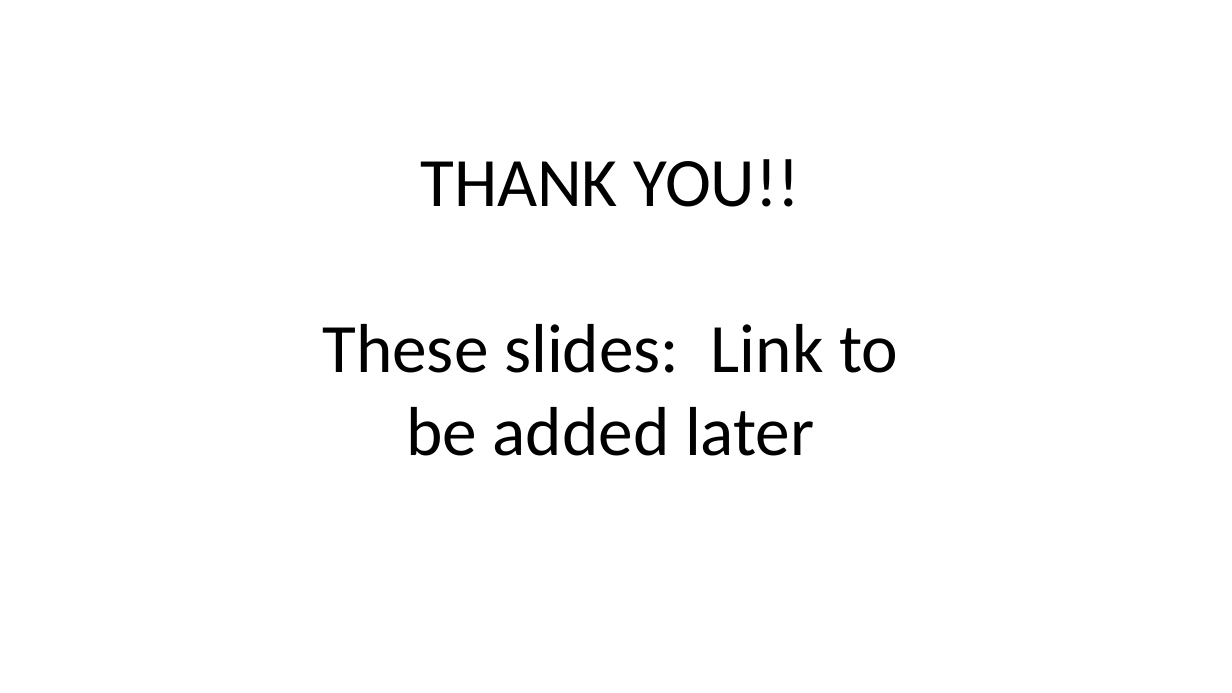
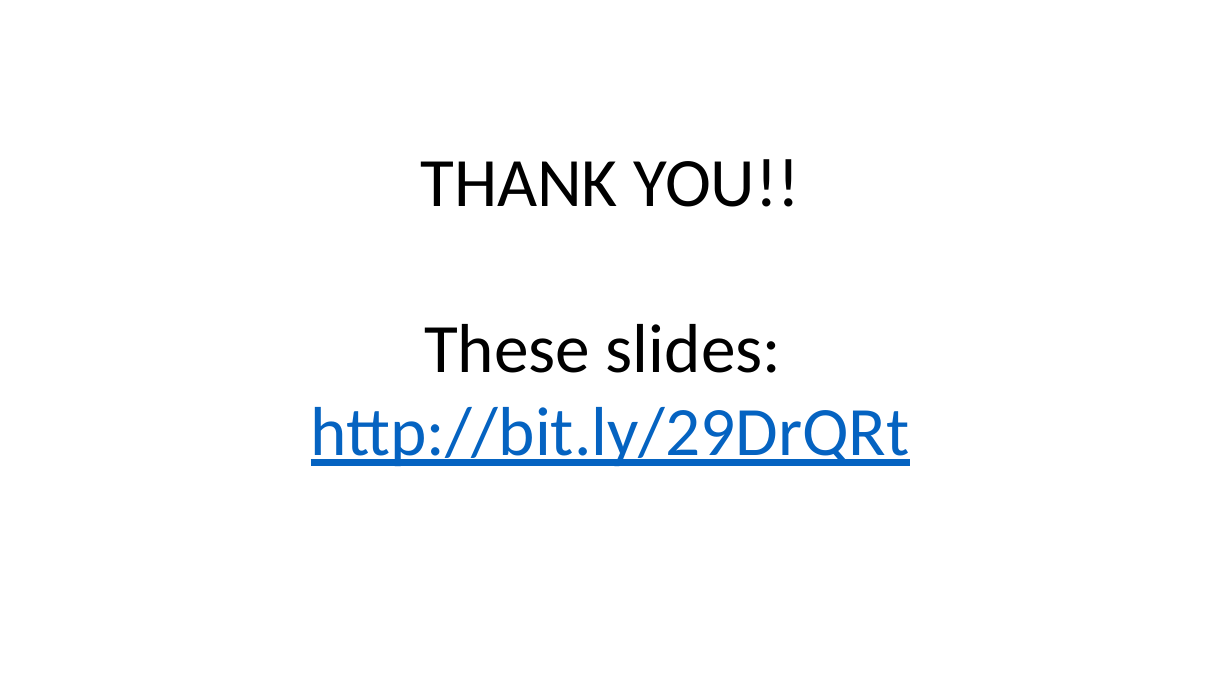
Before and after one commit to silasbergen/IASE, a slide deck: slide 29 of Presentation.pptx (slide 28 before the commit). Drawn at 1232x693 pixels with LibreOffice and Linux fonts; fonts in the diff are those of the drawing. Boxes give left, top, right and bottom in pixels: in the first picture for what was removed or moved away, otherwise in the second. Text is boxed around its words. In the diff, an @@ line names an element or a change of style, - is before the commit and + after.

```diff
--- a/Presentation.pptx
+++ b/Presentation.pptx
@@ text at box(311, 324, 910, 467): text changed; text colour #000000 to #0563C1 @@
-These slides: Link to be added later
+These slides: http://bit.ly/29DrQRt
```
Also in this commit, not shown: 6 other slides changed, 1 slide added.
